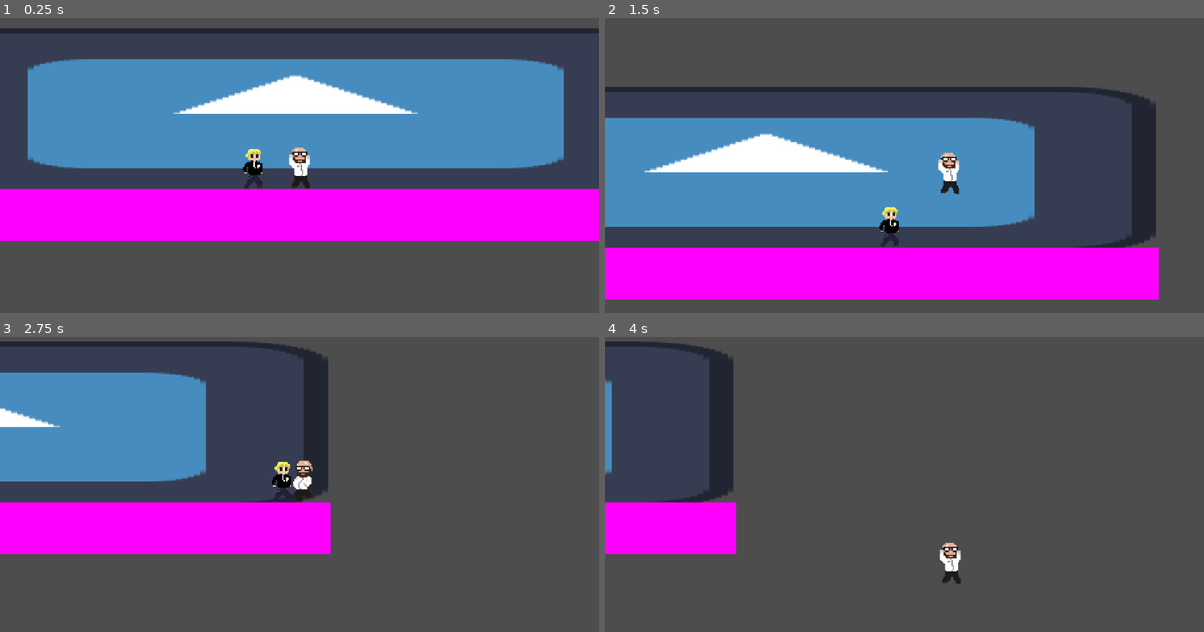
Above: before the commit, frames 1-4 (two rows, left to right).
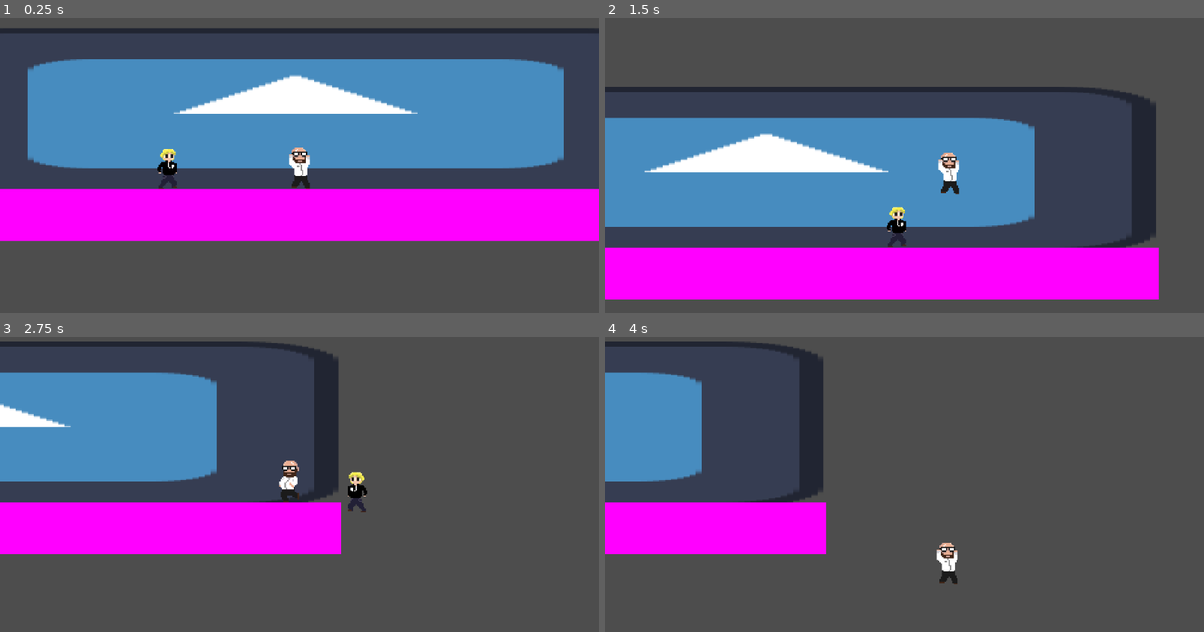
Above: after the commit, the same moments.

Repository: rddtz/training-gj
Game: Godot game, scene res://Scenes/main.tscn
Same seed, same stepped clock (60 frames per second), same inputs: the game is played once before the commit and once after it. The engine's default icon, where the game draws it, is replaced by a stand-in: a white triangle on a blue panel in a dark square.
Inputs:
- Up to frame 1 (0.25 s): no input
- Up to frame 2 (1.5 s): tap Enter (ui_accept) at 0.5 s; hold U 0.53-1.28 s; hold D (moveRight) from 0.53 s (still down); tap Space (jump) at 0.77 s; tap U at 1.35 s
- Up to frame 3 (2.75 s): tap Space (jump) at 1.52 s; release D (moveRight) at 2.03 s; hold A (moveLeft) from 2.03 s (still down); hold U from 2.03 s (still down)
- Up to frame 4 (4 s): release A (moveLeft) at 2.78 s; release U at 2.78 s; hold D (moveRight) from 2.78 s (still down); tap U at 2.85 s; tap Space (jump) at 3.02, 3.77 s; hold U from 3.53 s (still down)

The runs differ from the first frame. In frame 1, 0.6% of the frame differs, in the area x 26-44%, y 44-58%; in frame 2, 0.4%; in frame 3, 3.8%; in frame 4, 13%, in the area x 0-60%, y 1-84%.

Commit message:
colisao corrigida

Diff:
--- a/Scenes/Killzone.tscn
+++ b/Scenes/Killzone.tscn
@@ -19,6 +19,7 @@
 distance = -81.0
 
 [node name="Killzone" type="Area2D"]
+collision_mask = 2
 script = SubResource("GDScript_fmhd3")
 
 [node name="Timer" type="Timer" parent="."]
--- a/Scenes/inimigo.tscn
+++ b/Scenes/inimigo.tscn
@@ -129,6 +129,7 @@
 height = 28.0
 
 [node name="Inimigo_corajoso" type="CharacterBody2D"]
+collision_layer = 4
 script = ExtResource("1_gujwf")
 
 [node name="AnimatedSprite2D" type="AnimatedSprite2D" parent="."]
@@ -141,6 +142,7 @@
 shape = SubResource("CapsuleShape2D_e8jc7")
 
 [node name="Dano" type="Area2D" parent="."]
+collision_mask = 2
 
 [node name="CollisionShape2D" type="CollisionShape2D" parent="Dano"]
 position = Vector2(0, 1)
--- a/Scenes/main.tscn
+++ b/Scenes/main.tscn
@@ -18,7 +18,7 @@
 
 [node name="Killzone" parent="." instance=ExtResource("3_x5q7e")]
 
-[node name="Inimigo_corajoso" parent="." instance=ExtResource("3_5ljk4")]
-position = Vector2(-45, -43)
+[node name="Inimigo_corajoso" parent="." instance=ExtResource("4_ca0fm")]
+position = Vector2(-111, -29)
 
 [editable path="Player"]
--- a/Scenes/player.tscn
+++ b/Scenes/player.tscn
@@ -86,6 +86,7 @@
 height = 34.0
 
 [node name="Player" type="CharacterBody2D"]
+collision_layer = 2
 script = ExtResource("1_f0khx")
 
 [node name="AnimatedSprite2D" type="AnimatedSprite2D" parent="."]
--- a/Scripts/inimigo.gd
+++ b/Scripts/inimigo.gd
@@ -4,9 +4,9 @@
 var direction := 1
 
 @onready var player: CharacterBody2D = %Player
-@onready var parede_esq: RayCast2D = $ParedeEsq
-@onready var parede_dir: RayCast2D = $ParedeDir
-@onready var chao: RayCast2D = $chao
+#@onready var parede_esq: RayCast2D = $ParedeEsq
+#@onready var parede_dir: RayCast2D = $ParedeDir
+#@onready var chao: RayCast2D = $chao
 
 const MOVEMENT_SPEED = Vector2(200.0, -400.0)
 const ACCELERATION = 15
--- a/Scripts/testes.gd
+++ b/Scripts/testes.gd
@@ -5,7 +5,7 @@
 
 # Called when the node enters the scene tree for the first time.
 func _ready() -> void:
-	pass # Replace with function body.
+	pass
 
 
 # Called every frame. 'delta' is the elapsed time since the previous frame.
Not shown: 1 places in Scenes/main.tscn that only renumber resources
